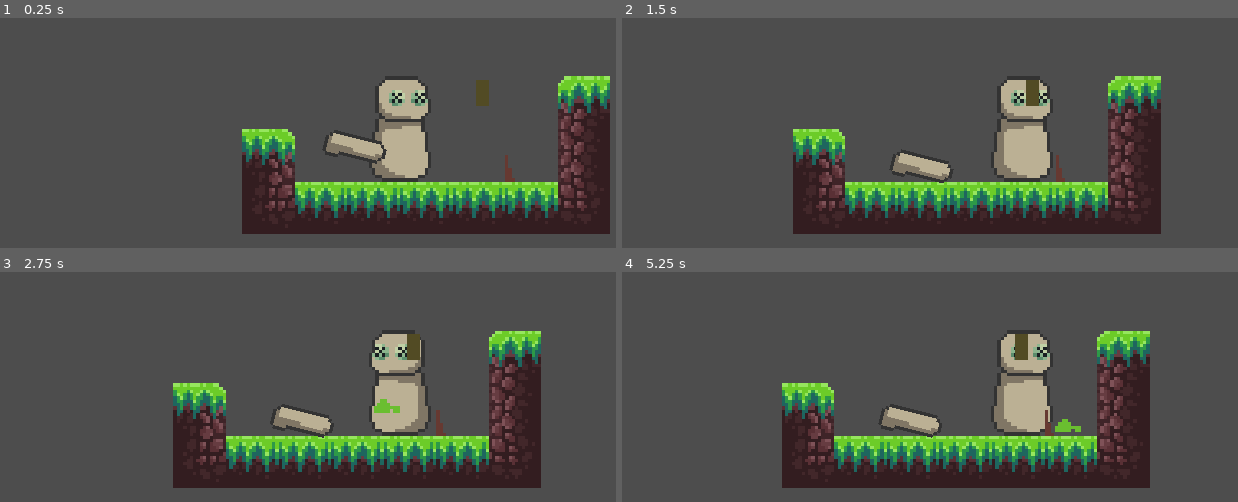
Above: before the commit, frames 1-4 (two rows, left to right).
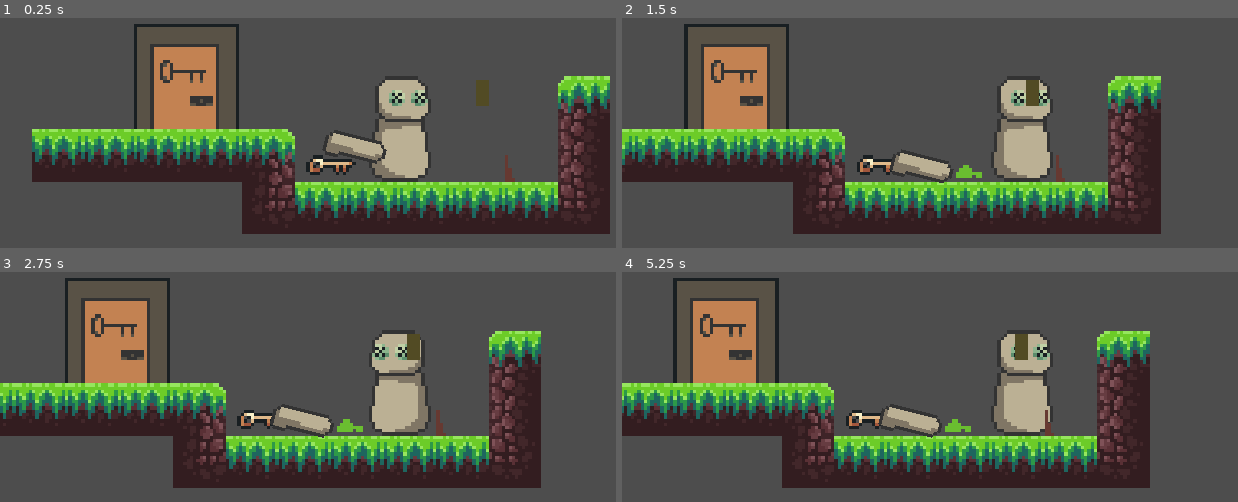
Above: after the commit, the same moments.

Repository: cronix1000/New-Year-New-Skills-Game-Jam
Game: Godot game, scene res://Scenes/Main/Main.tscn
Same seed, same stepped clock (60 frames per second), same inputs: the game is played once before the commit and once after it.
Inputs (mouse positions are in pixels of both pictures, inside the frame that each line leads up to):
- Up to frame 1 (0.25 s): no input
- Up to frame 2 (1.5 s): tap Enter at 0.5 s; move the mouse to (1201, 107) at 0.52 s; hold D (Right) from 0.53 s (still down); tap 1 (drop1) at 0.6 s; tap 2 (drop2) at 0.8, 1.35 s; move the mouse to (862, 151) at 1.27 s
- Up to frame 3 (2.75 s): tap 3 (drop3) at 1.55, 2.1 s; move the mouse to (480, 283) at 2.02 s; release D (Right) at 2.03 s; hold A (Left) from 2.03 s (still down); tap 4 (drop4) at 2.3 s
- Up to frame 4 (5.25 s): move the mouse to (979, 472) at 2.77 s; release A (Left) at 2.78 s; hold D (Right) 2.78-4.28 s; tap 4 (drop4) at 2.85 s; tap E (interact) at 3.05, 3.6 s; move the mouse to (outside the picture) at 3.52 s; tap 1 (drop1) at 3.8, 4.35 s; tap Space at 4.25 s; move the mouse to (782, 315) at 4.27 s; hold A (Left) 4.28-5.03 s; tap 2 (drop2) at 4.55, 5.1 s; move the mouse to (1059, 382) at 5.02 s; hold D (Right) from 5.03 s (still down)

The runs differ from the first frame. In frame 1, 13% of the frame differs, in the area x 5-58%, y 2-72%; in frame 2, 12%; in frame 3, 12%; in frame 4, 11%.

Commit message:
added key and door functionality

Diff:
--- a/Scenes/Limbs/Arm1.tscn
+++ b/Scenes/Limbs/Arm1.tscn
@@ -93,8 +93,8 @@
 "climb": SubResource("Animation_0mry1")
 }
 
-[node name="Arm1" type="CharacterBody2D"]
-collision_layer = 8
+[node name="Arm1" type="CharacterBody2D" groups=["limb"]]
+collision_layer = 4
 collision_mask = 0
 
 [node name="CollisionShape2D" type="CollisionShape2D" parent="."]
--- a/Scenes/Limbs/Arm2.tscn
+++ b/Scenes/Limbs/Arm2.tscn
@@ -7,8 +7,10 @@
 region = Rect2(8, 0, 8, 8)
 
 [node name="Arm2" type="CharacterBody2D"]
+collision_layer = 4
+collision_mask = 0
 
-[node name="CollisionShape2D" type="CollisionShape2D" parent="."]
+[node name="CollisionShape2D" type="CollisionShape2D" parent="." groups=["limb"]]
 
 [node name="Sprite2D" type="Sprite2D" parent="."]
 texture = SubResource("AtlasTexture_m6ow2")
--- a/Scenes/Limbs/Leg1.tscn
+++ b/Scenes/Limbs/Leg1.tscn
@@ -9,7 +9,9 @@
 atlas = ExtResource("1_1d0kb")
 region = Rect2(0, 8, 8, 8)
 
-[node name="Leg1" type="CharacterBody2D"]
+[node name="Leg1" type="CharacterBody2D" groups=["limb"]]
+collision_layer = 4
+collision_mask = 0
 
 [node name="CollisionShape2D" type="CollisionShape2D" parent="."]
 position = Vector2(0.5, 0)
--- a/Scenes/Limbs/Leg2.tscn
+++ b/Scenes/Limbs/Leg2.tscn
@@ -6,7 +6,9 @@
 atlas = ExtResource("1_736gr")
 region = Rect2(8, 8, 8, 8)
 
-[node name="Arm1" type="CharacterBody2D"]
+[node name="Arm1" type="CharacterBody2D" groups=["limb"]]
+collision_layer = 4
+collision_mask = 0
 
 [node name="CollisionShape2D" type="CollisionShape2D" parent="."]
 
--- a/Scenes/Main/Main.tscn
+++ b/Scenes/Main/Main.tscn
@@ -6,6 +6,8 @@
 [ext_resource type="Texture2D" uid="uid://bwuba6jiyr8bq" path="res://Assets/Limbs/TwoArmsTwoLegs.png" id="4_4oayg"]
 [ext_resource type="PackedScene" uid="uid://dov6pcl14txky" path="res://Scenes/Cliff/cliff.tscn" id="5_lupfv"]
 [ext_resource type="PackedScene" uid="uid://dt0o8s2gbg4rb" path="res://Scenes/Limbs/Leg1.tscn" id="6_elj44"]
+[ext_resource type="PackedScene" uid="uid://cl6d57l0rpoya" path="res://Scenes/collectables/key.tscn" id="7_jwbtp"]
+[ext_resource type="PackedScene" uid="uid://cg3e0arpddb0v" path="res://Scenes/Objects/door.tscn" id="8_cbu04"]
 
 [sub_resource type="TileSetAtlasSource" id="TileSetAtlasSource_jvx1s"]
 texture = ExtResource("3_38m6c")
@@ -805,7 +807,7 @@
 [node name="TileMap" type="TileMap" parent="."]
 tile_set = SubResource("TileSet_hfuq7")
 format = 2
-layer_0/tile_data = PackedInt32Array(65535, 1441792, 0, 0, 1441792, 0, 1, 1441792, 0, 2, 1441792, 0, 65534, 1441792, 0, -3, 1507328, 0, 65533, 1507328, 1, -131069, 1310720, 1, -65533, 1310720, 2, 3, 1376256, 1)
+layer_0/tile_data = PackedInt32Array(65535, 1441792, 0, 0, 1441792, 0, 1, 1441792, 0, 2, 1441792, 0, 65534, 1441792, 0, -3, 1507328, 0, 65533, 1507328, 1, -131069, 1310720, 1, -65533, 1310720, 2, 3, 1376256, 1, -4, 1441792, 0, -5, 1441792, 0, -6, 1441792, 0, -7, 1441792, 0)
 
 [node name="CharacterBody2D" type="CharacterBody2D" parent="."]
 position = Vector2(25, -27)
@@ -821,6 +823,11 @@
 [node name="Leg1" parent="." instance=ExtResource("6_elj44")]
 position = Vector2(33, -4)
 collision_layer = 8
-collision_mask = 0
+
+[node name="Key" parent="." instance=ExtResource("7_jwbtp")]
+position = Vector2(-21, -5)
+
+[node name="Door" parent="." instance=ExtResource("8_cbu04")]
+position = Vector2(-65, -16)
 
 [editable path="Cliff"]
--- /dev/null
+++ b/Scenes/Objects/door.gd
@@ -0,0 +1,14 @@
+extends StaticBody2D
+
+@export var key_id : int = 0
+
+
+func _on_interaction_area_area_entered(area):
+	for key in PlayerStats.items["keys"]:
+		if key.id == key_id:
+			# PlayerStats.items["keys"].erase(key)
+			open()
+
+
+func open():
+	queue_free()
--- /dev/null
+++ b/Scenes/Objects/door.tscn
@@ -0,0 +1,31 @@
+[gd_scene load_steps=5 format=3 uid="uid://cg3e0arpddb0v"]
+
+[ext_resource type="Texture2D" uid="uid://b6g1r086370ak" path="res://Assets/misc/door.png" id="1_e3qaa"]
+[ext_resource type="Script" path="res://Scenes/Objects/door.gd" id="1_oja81"]
+
+[sub_resource type="RectangleShape2D" id="RectangleShape2D_v4q53"]
+size = Vector2(32, 32)
+
+[sub_resource type="RectangleShape2D" id="RectangleShape2D_mtcx6"]
+size = Vector2(36, 32)
+
+[node name="Door" type="StaticBody2D"]
+script = ExtResource("1_oja81")
+
+[node name="CollisionShape2D" type="CollisionShape2D" parent="."]
+position = Vector2(0, -16)
+shape = SubResource("RectangleShape2D_v4q53")
+
+[node name="Sprite2D" type="Sprite2D" parent="."]
+position = Vector2(0, -16)
+texture = ExtResource("1_e3qaa")
+
+[node name="InteractionArea" type="Area2D" parent="."]
+collision_layer = 4
+collision_mask = 4
+
+[node name="CollisionShape2D" type="CollisionShape2D" parent="InteractionArea"]
+position = Vector2(0, -16)
+shape = SubResource("RectangleShape2D_mtcx6")
+
+[connection signal="area_entered" from="InteractionArea" to="." method="_on_interaction_area_area_entered"]
--- /dev/null
+++ b/Scenes/Player/InteractionComponent.gd
@@ -0,0 +1,67 @@
+extends Area2D
+
+@onready var hold_timer = $HoldTimer
+
+@export var player : Player = null
+
+var is_item_in_range = false
+var targeting_item = null
+
+
+func _ready():
+	if not player:
+		player = owner
+	body_entered.connect(func(_body): is_item_in_range = true; targeting_item = _body)
+	body_exited.connect(func(_body): is_item_in_range = false; targeting_item = null)
+	area_entered.connect(func(_body): is_item_in_range = true; targeting_item = _body)
+	area_exited.connect(func(_body): is_item_in_range = false; targeting_item = null)
+	hold_timer.timeout.connect(pickup)
+
+
+func _physics_process(delta):
+	if Input.is_action_just_pressed("interact") and is_item_in_range:
+		hold_timer.start()
+
+	if Input.is_action_just_released("interact"):
+		hold_timer.stop()
+
+	var limb = null
+	# Release Arm1
+	if Input.is_action_just_pressed("drop1"):
+		if not player.get_node("Limbs/Arm1").get_children().is_empty():
+			limb = player.get_node("Limbs/Arm1").get_children()[0]
+			player.get_node("Limbs/Arm1").remove_child(limb)
+			PlayerStats.limbs["Arm1"] = null
+	# Release Arm2
+	if Input.is_action_just_pressed("drop2"):
+		if not player.get_node("Limbs/Arm2").get_children().is_empty():
+			limb = player.get_node("Limbs/Arm2").get_children()[0]
+			player.get_node("Limbs/Arm2").remove_child(limb)
+			PlayerStats.limbs["Arm2"] = null
+	# Release Arm3
+	if Input.is_action_just_pressed("drop3"):
+		if not player.get_node("Limbs/Leg1").get_children().is_empty():
+			limb = player.get_node("Limbs/Leg1").get_children()[0]
+			player.get_node("Limbs/Leg1").remove_child(limb)
+			PlayerStats.limbs["Leg1"] = null
+	# Release Arm4
+	if Input.is_action_just_pressed("drop4"):
+		if not player.get_node("Limbs/Leg2").get_children().is_empty():
+			limb = player.get_node("Limbs/Leg2").get_children()[0]
+			player.get_node("Limbs/Leg2").remove_child(limb)
+			PlayerStats.limbs["Leg2"] = null
+	if limb:
+		get_tree().current_scene.add_child(limb)
+		limb.get_node("CollisionShape2D").disabled = false
+		limb.global_position = Vector2(player.global_position.x, player.global_position.y +14)
+
+
+func pickup():
+	if is_item_in_range:
+		if targeting_item.is_in_group("key"):
+			targeting_item.pickup()
+		elif targeting_item.is_in_group("limb"):
+			var _name = targeting_item.name.erase(4,10)
+			PlayerStats.limbs[_name] = _name
+			PlayerStats.emit_signal("limb_changed", _name)
+			targeting_item.queue_free()
--- a/Scenes/Player/PickupComponent.gd
+++ /dev/null
@@ -1,50 +0,0 @@
-extends Area2D
-
-@onready var hold_timer = $HoldTimer
-
-@export var player : Player = null
-
-var is_pickup_in_range = false
-var targeting_limb = null
-
-
-func _ready():
-	if not player:
-		player = owner
-	body_entered.connect(func(_body): is_pickup_in_range = true; targeting_limb = _body)
-	body_exited.connect(func(_body): is_pickup_in_range = false; targeting_limb = null)
-	hold_timer.timeout.connect(pickup)
-
-
-func _physics_process(delta):
-	if Input.is_action_just_pressed("interact") and is_pickup_in_range:
-		hold_timer.start()
-
-	if Input.is_action_just_released("interact"):
-		hold_timer.stop()
-
-	var limb = null
-	# Release Arm1
-	if Input.is_action_just_pressed("drop1"):
-		if not player.get_node("Limbs/Arm1").get_children().is_empty():
-			limb = player.get_node("Limbs/Arm1").get_children()[0]
-			player.get_node("Limbs/Arm1").remove_child(limb)
-			PlayerStats.limbs["Arm1"] = null
-			# todo: remove limb from playerstats
-	# Release Arm2
-
-	# Release Arm3
-
-	# Release Arm4
-
-	if limb:
-		get_tree().current_scene.add_child(limb)
-		limb.global_position = Vector2(player.global_position.x, player.global_position.y +14)
-
-
-func pickup():
-	if targeting_limb:
-		var _name = targeting_limb.name
-		PlayerStats.limbs[_name] = _name
-		PlayerStats.emit_signal("limb_changed", _name)
-		targeting_limb.queue_free()
--- a/Scenes/Player/Player.gd
+++ b/Scenes/Player/Player.gd
@@ -31,6 +31,7 @@
 func add_limb(body_part):
 	var node = get_node("Limbs/" + body_part)
 	var limb = load_limb(PlayerStats.limbs[body_part])
+	limb.get_node("CollisionShape2D").disabled = true
 	node.add_child(limb)
 	change_states()
 
--- a/Scenes/Player/Player.tscn
+++ b/Scenes/Player/Player.tscn
@@ -12,7 +12,7 @@
 [ext_resource type="Script" path="res://Scenes/Player/LimbStates/TwoArmsNoLegs.gd" id="10_y4km1"]
 [ext_resource type="Script" path="res://Scenes/Player/LimbStates/TwoArmsOneLeg.gd" id="11_377kl"]
 [ext_resource type="Script" path="res://Scenes/Player/LimbStates/TwoArmsTwoLegs.gd" id="12_3slqf"]
-[ext_resource type="Script" path="res://Scenes/Player/PickupComponent.gd" id="13_56p67"]
+[ext_resource type="Script" path="res://Scenes/Player/InteractionComponent.gd" id="13_0kwcq"]
 
 [sub_resource type="RectangleShape2D" id="RectangleShape2D_2jprs"]
 size = Vector2(20, 32)
@@ -95,17 +95,17 @@
 unique_name_in_owner = true
 script = ExtResource("12_3slqf")
 
-[node name="PickupComponent" type="Area2D" parent="." index="7" node_paths=PackedStringArray("player")]
-collision_layer = 8
-collision_mask = 8
-script = ExtResource("13_56p67")
+[node name="InteractionComponent" type="Area2D" parent="." index="7" node_paths=PackedStringArray("player")]
+collision_layer = 4
+collision_mask = 4
+script = ExtResource("13_0kwcq")
 player = NodePath("..")
 
-[node name="CollisionShape2D" type="CollisionShape2D" parent="PickupComponent" index="0"]
+[node name="CollisionShape2D" type="CollisionShape2D" parent="InteractionComponent" index="0"]
 position = Vector2(0, 3)
 shape = SubResource("RectangleShape2D_k7tdr")
 
-[node name="HoldTimer" type="Timer" parent="PickupComponent" index="1"]
+[node name="HoldTimer" type="Timer" parent="InteractionComponent" index="1"]
 wait_time = 0.2
 one_shot = true
 
--- /dev/null
+++ b/Scenes/collectables/key.gd
@@ -0,0 +1,13 @@
+extends Area2D
+
+
+@export var id : int = 0
+
+var can_pickup = true
+
+
+func pickup():
+	if can_pickup:
+		PlayerStats.items["keys"].append(self)
+		PlayerStats.emit_signal("collected_item", self)
+		get_parent().remove_child(self)
--- /dev/null
+++ b/Scenes/collectables/key.tscn
@@ -0,0 +1,18 @@
+[gd_scene load_steps=4 format=3 uid="uid://cl6d57l0rpoya"]
+
+[ext_resource type="Script" path="res://Scenes/collectables/key.gd" id="1_kr3gc"]
+[ext_resource type="Texture2D" uid="uid://b5w66c0ha1phy" path="res://Assets/misc/key.png" id="2_ol0sf"]
+
+[sub_resource type="RectangleShape2D" id="RectangleShape2D_f3i55"]
+size = Vector2(18, 8)
+
+[node name="Key" type="Area2D" groups=["key"]]
+collision_layer = 4
+collision_mask = 0
+script = ExtResource("1_kr3gc")
+
+[node name="CollisionShape2D" type="CollisionShape2D" parent="."]
+shape = SubResource("RectangleShape2D_f3i55")
+
+[node name="Sprite2D" type="Sprite2D" parent="."]
+texture = ExtResource("2_ol0sf")
--- a/Script/PlayerStats.gd
+++ b/Script/PlayerStats.gd
@@ -1,6 +1,7 @@
 extends Node
 
 signal limb_changed(name)
+signal collected_item(item)
 
 var arm_count := 0
 var leg_count := 0
@@ -10,6 +11,10 @@
 	"Arm2" : null,
 	"Leg1" : null,
 	"Leg2" : null,
+}
+
+var items = {
+	"keys": []
 }
 
 
--- a/project.godot
+++ b/project.godot
@@ -85,7 +85,7 @@
 
 [layer_names]
 
-2d_physics/layer_3="interactable"
+2d_physics/layer_3="item"
 2d_physics/layer_4="limb"
 
 [rendering]
Binary file added: Assets/misc/door.png
Not shown, added: Assets/misc/door.png.import
Binary file added: Assets/misc/key.png
Not shown, added: Assets/misc/key.png.import
Not shown: 1 places in Scenes/Main/Main.tscn that only renumber resources
